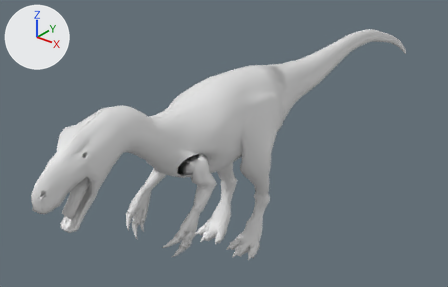
The Blender file Dinosaur.blend, before and after one commit.
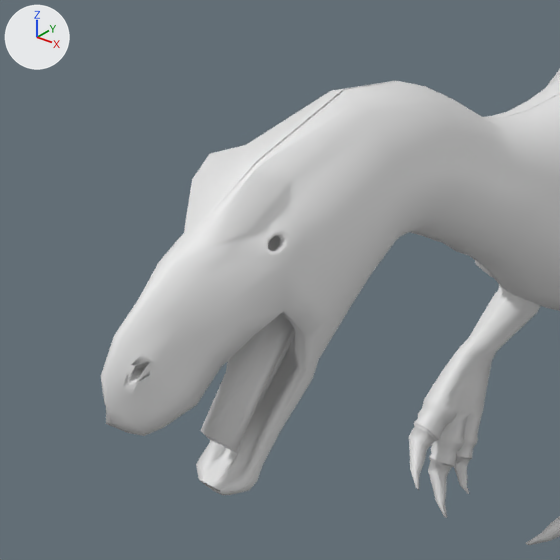
There are two pictures of each version: one whole from a 50 mm lens placed at (4.19, -5.45, 4.73), pointed at (-0.85, 0.84, 0.83), one close up on the part from 0% to 38% of the width and 28% to 88% of the height. Arrows for +X, +Y and +Z are at upper left; the lights stay in place.

In view in the first close-up: 'Patte Arriere'.
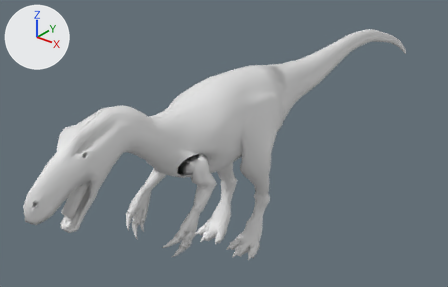
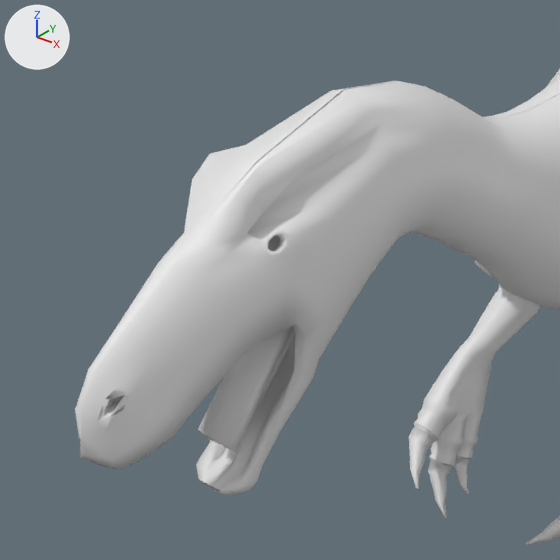
Location of each change, [x1, y1, x2, y2] in pixels of the close-ups (560 x 560 px):
```json
{"object": "Patte Arriere", "change": "reshaped, moved", "before": [101, 69, 560, 545], "after": [75, 69, 560, 545]}
{"part": 1, "of": "me_plane_003", "change": "built on", "after": [75, 107, 390, 490]}
```

Edits to the scene script, one JSON object a line:
```json
{"block": "me_plane_003", "where": "# used by ob_patte_arriere; location = (-0.591, -2.342, 1.741); scale = (-0.00612, -0.00612, -0.00612)"}
{"op": "remove", "block": "me_plane_003", "code": "me_plane_003.from_pydata(...)  # 3382 vertices, 3291 faces, 5 loose edges; spans x -175.0..287.0, y -1210.0..89.0, z -127.0..284.0"}
{"op": "add", "block": "me_plane_003", "code": "me_plane_003.from_pydata(...)  # 3380 vertices, 3296 faces; spans x -79.0..79.0, y -819.0..487.0, z -411.0..-1.0"}
{"block": "me_plane_003", "change": "me_plane_003 part 1: 2 vertices removed from x -69.0..-61.0, y -149.0, z -53.0; 3380 vertices added at x -79.0..79.0, y -819.0..487.0, z -411.0..-1.0"}
{"op": "set", "path": "ob_patte_arriere.location", "old": "(-0.591, -2.342, 1.741)", "new": "(0.0, 0.0, 0.0)"}
```
